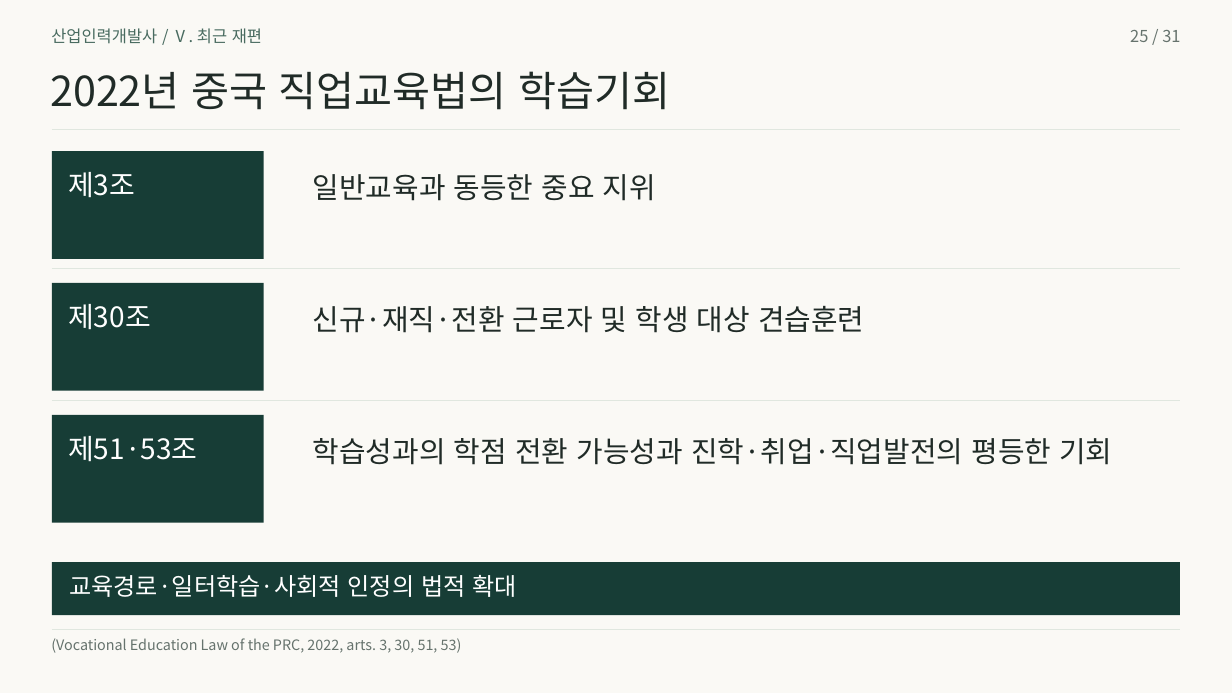
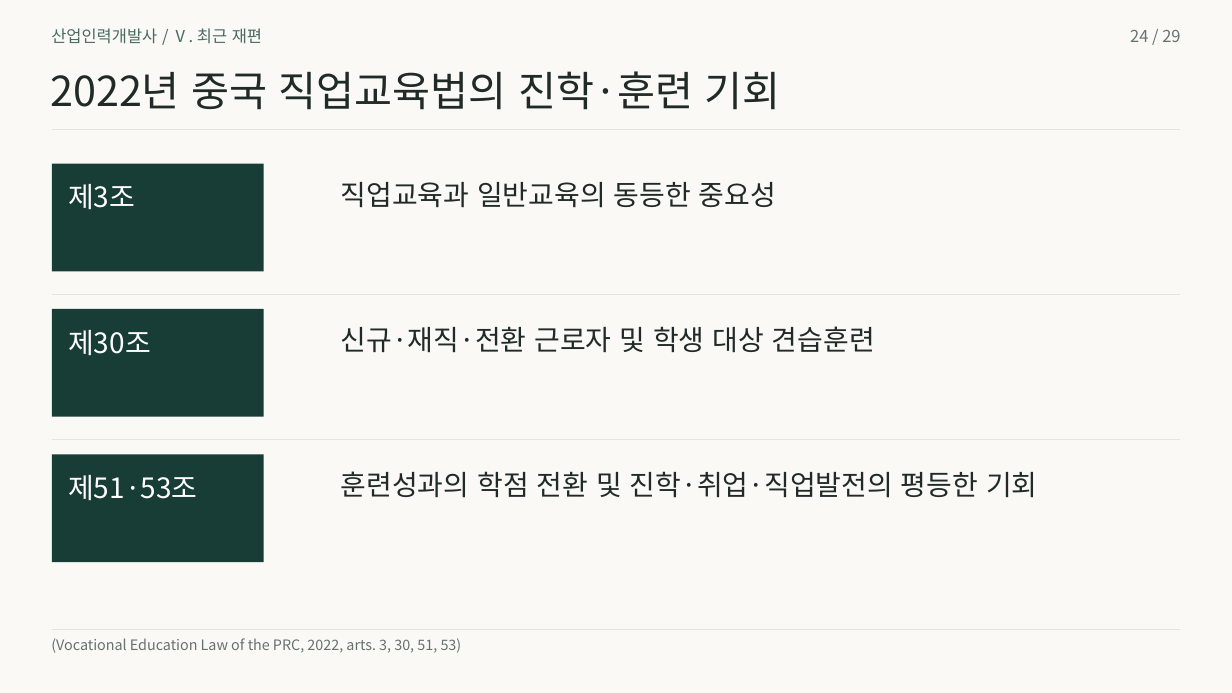
Before and after one commit to 01Chungee10/vet-history-rehearsal, a slide deck: slide 24 of au-cn-2026/presentation.pptx (slide 25 before the commit). Drawn at 1232x693 pixels with LibreOffice and Linux fonts; fonts in the diff are those of the drawing. Boxes give left, top, right and bottom in pixels: in the first picture for what was removed or moved away, otherwise in the second. Text is boxed around its words. In the diff, an @@ line names an element or a change of style, - is before the commit and + after.

```diff
--- a/au-cn-2026/presentation.pptx
+++ b/au-cn-2026/presentation.pptx
@@ text at [1130,30,1180,42]: text changed @@
-25 / 31
+24 / 29
@@ text at [50,71,781,110]: text changed @@
-2022년 중국 직업교육법의 학습기회
+2022년 중국 직업교육법의 진학·훈련 기회
@@ rectangle: place and size @@
-rectangle at [52,152,263,260]
+rectangle at [52,164,263,272]
@@ text "제3조": place and size @@
-text "제3조" at [68,172,135,198]
+text "제3조" at [68,184,135,210]
@@ text at [341,182,776,208]: text changed; size 22.5 to 21.8 pt @@
-일반교육과 동등한 중요 지위
+직업교육과 일반교육의 동등한 중요성
@@ 1 text, 1 freeform shape, 1 rectangle: place and size @@
-1 text, 1 freeform shape, 1 rectangle at [52,269,1180,391]
+1 text, 1 freeform shape, 1 rectangle at [52,295,1180,417]
@@ text "신규·재직·전환 근로자 및 학생 대상 ...": place and size @@
-text "신규·재직·전환 근로자 및 학생 대상 ..." at [313,306,864,333]
+text "신규·재직·전환 근로자 및 학생 대상 ..." at [341,326,875,353]
@@ text "신규·재직·전환 근로자 및 학생 대상 ..." at [341,326,875,353]: size 22.5 to 21.8 pt @@
@@ 1 text, 1 freeform shape, 1 rectangle: place and size @@
-1 text, 1 freeform shape, 1 rectangle at [52,400,1180,523]
+1 text, 1 freeform shape, 1 rectangle at [52,440,1180,563]
@@ text at [341,471,1037,498]: text changed; size 22.5 to 21.8 pt @@
-학습성과의 학점 전환 가능성과 진학·취업·직업발전의 평등한 기회
+훈련성과의 학점 전환 및 진학·취업·직업발전의 평등한 기회
@@ rectangle removed at [52,562,1180,615] @@
@@ text removed at [69,575,516,597] @@
-교육경로·일터학습·사회적 인정의 법적 확대
```
Also in this commit, not shown: 25 other slides changed, 3 slides added, 5 slides removed, 35 other files.
